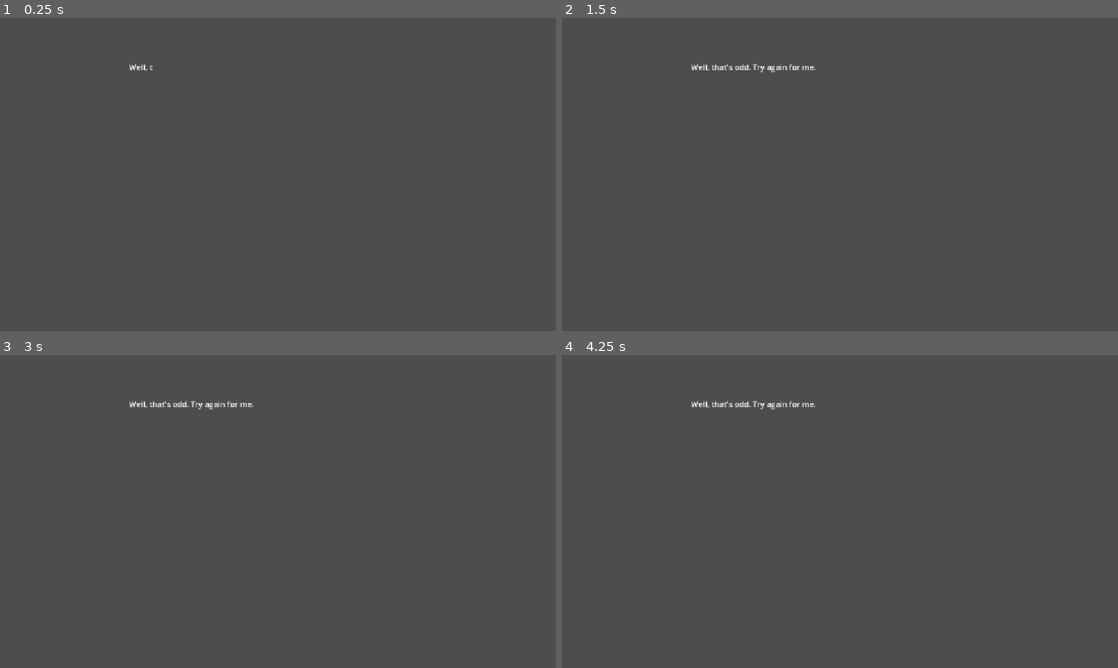
Above: before the commit, frames 1-4 (two rows, left to right).
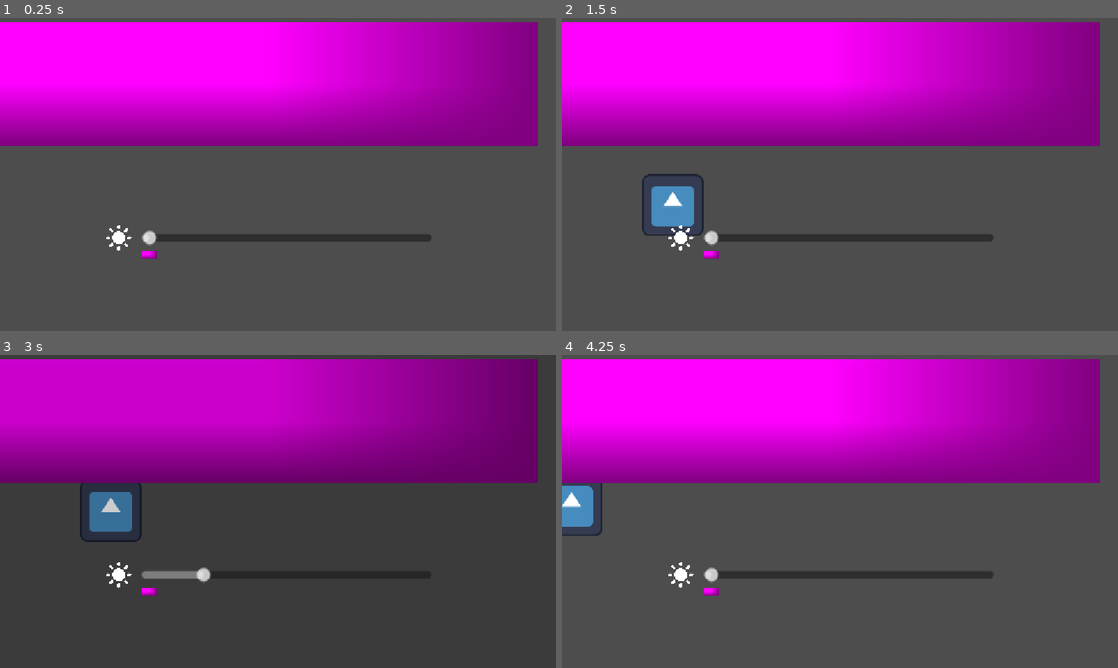
Above: after the commit, the same moments.

Repository: BiggestChe/Brackeys_Game_Jam
Game: Godot game, scene res://Rooms/room_2.tscn
Same seed, same stepped clock (60 frames per second), same inputs: the game is played once before the commit and once after it. This scene is started directly instead of the project's main scene. The engine's default icon, where the game draws it, is replaced by a stand-in: a white triangle on a blue panel in a dark square.
Inputs (mouse positions are in pixels of both pictures, inside the frame that each line leads up to):
- Up to frame 1 (0.25 s): no input
- Up to frame 2 (1.5 s): move the mouse to (962, 158) at 0.52 s; hold D (move_right) 0.53-1.25 s; click (962, 158) at 0.67 s; tap Space (jump) at 0.77 s; drag from (728, 190) to (812, 237) at 1.27 s
- Up to frame 3 (3 s): tap Enter at 2 s; move the mouse to (333, 442) at 2.02 s; hold D (move_right) 2.03-2.75 s; tap Space (jump) at 2.75 s; drag from (250, 574) to (111, 464) at 2.77 s
- Up to frame 4 (4.25 s): move the mouse to (1006, 558) at 3.52 s; hold A (move_left) from 3.53 s (still down); tap Space (jump) at 3.77 s

The runs differ from the first frame. In frame 1, 40% of the frame differs, in the area x 0-97%, y 1-77%; in frame 2, 41%; in frame 3, 42%; in frame 4, 40%.
Error in both runs: Invalid assignment of property or key 'stream' with value of type 'AudioStreamOggVorbis' on a base object of type 'Nil'. (res://Mechanics/narrator_manager.gd:2…

Commit message:
Changed Collision layers

Diff:
--- a/Mechanics/brightnesslider.gd
+++ b/Mechanics/brightnesslider.gd
@@ -1,8 +1,8 @@
-extends Node2D
+extends CanvasLayer
 
-@onready var h_slider: HSlider = $CanvasLayer/DraggablePhysicsBody2D/HSlider
-@onready var bar_collider: CollisionShape2D = $CanvasLayer/DraggablePhysicsBody2D/barCollider
-@onready var handle_collider: CollisionShape2D = $CanvasLayer/DraggablePhysicsBody2D/handleCollider
+@onready var h_slider: HSlider = $DraggablePhysicsBody2D/HSlider
+@onready var bar_collider: CollisionShape2D = $DraggablePhysicsBody2D/barCollider
+@onready var handle_collider: CollisionShape2D = $DraggablePhysicsBody2D/handleCollider
 @onready var world_environment: WorldEnvironment = $WorldEnvironment
 
 # Called when the node enters the scene tree for the first time.
@@ -10,11 +10,6 @@
 	var px_size = h_slider.size * h_slider.scale
 	var t = Transform2D(0, 	Vector2(0.001, 1), 0, Vector2(-px_size.x / 2, 0))
 	bar_collider.transform = t
-
-
-# Called every frame. 'delta' is the elapsed time since the previous frame.
-func _process(delta: float) -> void:
-	pass
 
 func _on_h_slider_value_changed(value: float) -> void:
 	world_environment.environment.adjustment_brightness = 1 - (value / 100)
--- a/Mechanics/brightnesslider.tscn
+++ b/Mechanics/brightnesslider.tscn
@@ -1,7 +1,8 @@
 [gd_scene format=3 uid="uid://dfnw7nepue6ek"]
 
-[ext_resource type="Script" uid="uid://b0fy5rtcrplcp" path="res://Mechanics/brightnesslider.gd" id="1_8yncp"]
 [ext_resource type="Script" uid="uid://bn3bxmvi4pkgl" path="res://Mechanics/draggable.gd" id="1_kgc72"]
+[ext_resource type="Script" uid="uid://b0fy5rtcrplcp" path="res://Mechanics/brightnesslider.gd" id="1_ugjpy"]
+[ext_resource type="Texture2D" uid="uid://c4v128017rbp4" path="res://Assets/Sun Icon White.png" id="3_8lrhh"]
 
 [sub_resource type="Environment" id="Environment_mo16l"]
 background_mode = 3
@@ -18,15 +19,17 @@
 [sub_resource type="CircleShape2D" id="CircleShape2D_p4ttq"]
 radius = 14.035668
 
-[node name="Brightness Slider" type="Node2D" unique_id=1211855279]
-script = ExtResource("1_8yncp")
+[node name="Brightness Slider" type="CanvasLayer" unique_id=1277356107]
+script = ExtResource("1_ugjpy")
 
 [node name="WorldEnvironment" type="WorldEnvironment" parent="." unique_id=13663338]
 environment = SubResource("Environment_mo16l")
 
-[node name="CanvasLayer" type="CanvasLayer" parent="." unique_id=1289891789]
-
-[node name="DraggablePhysicsBody2D" type="RigidBody2D" parent="CanvasLayer" unique_id=286842113]
+[node name="DraggablePhysicsBody2D" type="RigidBody2D" parent="." unique_id=286842113]
+position = Vector2(594, 455)
+collision_layer = 9
+collision_mask = 13
+mass = 1000.0
 gravity_scale = 0.0
 lock_rotation = true
 linear_damp = 1.0
@@ -35,16 +38,16 @@
 drag_smoothness = 100.0
 metadata/_custom_type_script = "uid://bn3bxmvi4pkgl"
 
-[node name="Grab Handle" type="CollisionShape2D" parent="CanvasLayer/DraggablePhysicsBody2D" unique_id=343938452]
+[node name="Grab Handle" type="CollisionShape2D" parent="DraggablePhysicsBody2D" unique_id=343938452]
 position = Vector2(-284, 35)
 shape = SubResource("RectangleShape2D_mo16l")
 one_way_collision_direction = Vector2(0, -1)
 
-[node name="Sprite2D" type="Sprite2D" parent="CanvasLayer/DraggablePhysicsBody2D/Grab Handle" unique_id=629018504]
+[node name="Sprite2D" type="Sprite2D" parent="DraggablePhysicsBody2D/Grab Handle" unique_id=629018504]
 scale = Vector2(30.125021, 16.999996)
 texture = SubResource("PlaceholderTexture2D_avisv")
 
-[node name="HSlider" type="HSlider" parent="CanvasLayer/DraggablePhysicsBody2D" unique_id=2093373450]
+[node name="HSlider" type="HSlider" parent="DraggablePhysicsBody2D" unique_id=2093373450]
 custom_minimum_size = Vector2(300, 8)
 anchors_preset = 8
 anchor_left = 0.5
@@ -65,11 +68,16 @@
 value = 0.001
 metadata/_edit_use_anchors_ = true
 
-[node name="barCollider" type="CollisionShape2D" parent="CanvasLayer/DraggablePhysicsBody2D" unique_id=1674042419]
+[node name="barCollider" type="CollisionShape2D" parent="DraggablePhysicsBody2D" unique_id=1674042419]
 shape = SubResource("RectangleShape2D_avisv")
 
-[node name="handleCollider" type="CollisionShape2D" parent="CanvasLayer/DraggablePhysicsBody2D" unique_id=1137102739]
+[node name="handleCollider" type="CollisionShape2D" parent="DraggablePhysicsBody2D" unique_id=1137102739]
 position = Vector2(-284, 0)
 shape = SubResource("CircleShape2D_p4ttq")
 
-[connection signal="value_changed" from="CanvasLayer/DraggablePhysicsBody2D/HSlider" to="." method="_on_h_slider_value_changed"]
+[node name="Sprite2D" type="Sprite2D" parent="DraggablePhysicsBody2D" unique_id=1636298286]
+position = Vector2(-348.00003, 0)
+scale = Vector2(0.10449222, 0.10449222)
+texture = ExtResource("3_8lrhh")
+
+[connection signal="value_changed" from="DraggablePhysicsBody2D/HSlider" to="." method="_on_h_slider_value_changed"]
--- a/Player/player.tscn
+++ b/Player/player.tscn
@@ -16,6 +16,7 @@
 script = ExtResource("1_4ntmi")
 
 [node name="RigidBody2D" type="RigidBody2D" parent="CharacterBody2D" unique_id=596877155]
+collision_mask = 3
 
 [node name="CollisionShape2D" type="CollisionShape2D" parent="CharacterBody2D/RigidBody2D" unique_id=2061185382]
 position = Vector2(85, 75)
--- /dev/null
+++ b/Player/settings.gd
@@ -0,0 +1,16 @@
+extends Area2D
+
+
+# Called when the node enters the scene tree for the first time.
+func _ready() -> void:
+	pass # Replace with function body.
+
+
+# Called every frame. 'delta' is the elapsed time since the previous frame.
+func _process(delta: float) -> void:
+	pass
+
+
+
+func _on_body_entered(body: Node2D) -> void:
+	print("entered!")
--- a/Player/settings.tscn
+++ b/Player/settings.tscn
@@ -1,3 +1,24 @@
 [gd_scene format=3 uid="uid://dygyspd4qhxgj"]
 
-[node name="Node2D" type="Node2D" unique_id=1642898629]
+[ext_resource type="Script" uid="uid://dojy7a2j5ejk5" path="res://Player/settings.gd" id="1_56qbe"]
+
+[sub_resource type="PlaceholderTexture2D" id="PlaceholderTexture2D_mjnia"]
+
+[sub_resource type="RectangleShape2D" id="RectangleShape2D_p4ttq"]
+size = Vector2(1118, 252)
+
+[node name="Settings Menu" type="Area2D" unique_id=1937140763]
+collision_layer = 4
+collision_mask = 12
+script = ExtResource("1_56qbe")
+
+[node name="Sprite2D" type="Sprite2D" parent="." unique_id=1373240789]
+position = Vector2(575.625, 293.625)
+scale = Vector2(1117.25, 255.24998)
+texture = SubResource("PlaceholderTexture2D_mjnia")
+
+[node name="CollisionShape2D" type="CollisionShape2D" parent="." unique_id=2095747]
+position = Vector2(576.25, 294.25)
+shape = SubResource("RectangleShape2D_p4ttq")
+
+[connection signal="body_entered" from="." to="." method="_on_body_entered"]
--- a/Rooms/room_2.tscn
+++ b/Rooms/room_2.tscn
@@ -1,3 +1,28 @@
 [gd_scene format=3 uid="uid://cs5yuerq0035k"]
 
+[ext_resource type="PackedScene" uid="uid://dfnw7nepue6ek" path="res://Mechanics/brightnesslider.tscn" id="1_walep"]
+[ext_resource type="PackedScene" uid="uid://b5t0jpmy7uekb" path="res://Player/player.tscn" id="2_dul0j"]
+[ext_resource type="PackedScene" uid="uid://dygyspd4qhxgj" path="res://Player/settings.tscn" id="3_a6hup"]
+
+[sub_resource type="RectangleShape2D" id="RectangleShape2D_p4ttq"]
+size = Vector2(241, 202.25)
+
 [node name="Room2" type="Node2D" unique_id=848760355]
+
+[node name="Brightness Slider" parent="." unique_id=1639454230 instance=ExtResource("1_walep")]
+
+[node name="StaticBody2D" type="StaticBody2D" parent="." unique_id=1267868770]
+
+[node name="CollisionShape2D" type="CollisionShape2D" parent="StaticBody2D" unique_id=563833740]
+position = Vector2(111, 552)
+shape = SubResource("RectangleShape2D_p4ttq")
+
+[node name="CollisionShape2D2" type="CollisionShape2D" parent="StaticBody2D" unique_id=1044448298]
+position = Vector2(1040, 544)
+shape = SubResource("RectangleShape2D_p4ttq")
+
+[node name="Player" parent="." unique_id=278496576 instance=ExtResource("2_dul0j")]
+position = Vector2(-63, 270)
+
+[node name="Settings Menu" parent="." unique_id=1937140763 instance=ExtResource("3_a6hup")]
+position = Vector2(-20, -157)
--- a/project.godot
+++ b/project.godot
@@ -42,6 +42,13 @@
 ]
 }
 
+[layer_names]
+
+2d_physics/layer_1="Player"
+2d_physics/layer_2="Terrain"
+2d_physics/layer_3="Settings No Collision"
+2d_physics/layer_4="Settings With Collision"
+
 [physics]
 
 3d/physics_engine="Jolt Physics"
Binary file added: Assets/Sun Icon White.png
Not shown, added: Assets/Sun Icon White.png.import
Not shown, added: Player/settings.gd.uid
